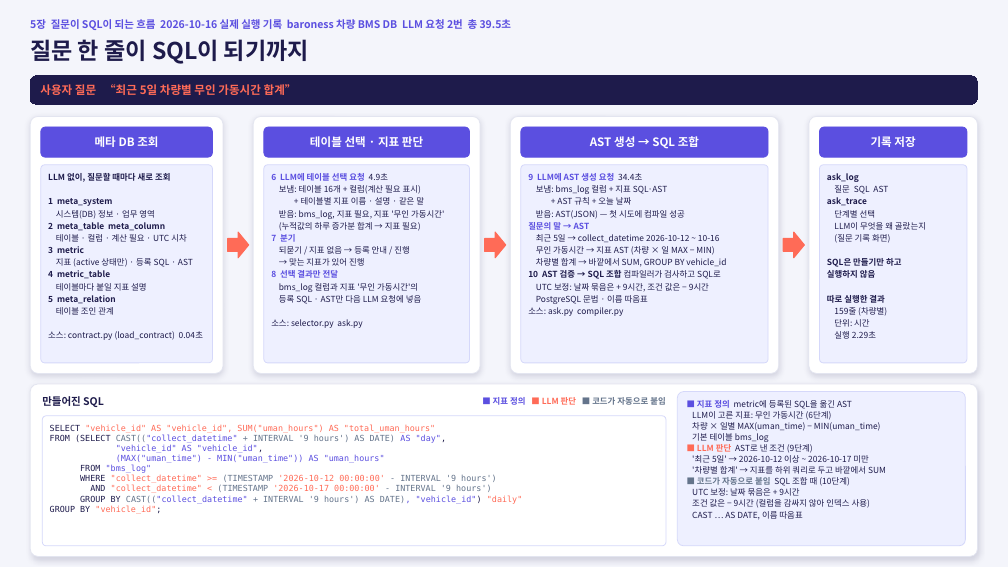
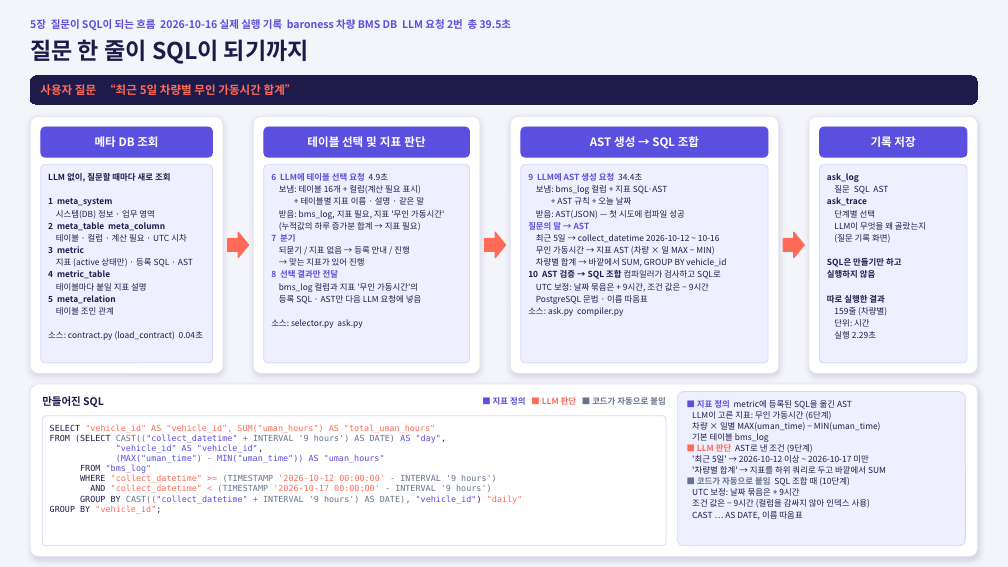
Before and after one commit to kimaab/nl2sql, a slide deck: slide 14 of docs/NL2SQL-메타정보-설계.pptx. Drawn at 1008x567 pixels with LibreOffice and Linux fonts; fonts in the diff are those of the drawing. Boxes give left, top, right and bottom in pixels: in the first picture for what was removed or moved away, otherwise in the second. Text is boxed around its words. In the diff, an @@ line names an element or a change of style, - is before the commit and + after.

```diff
--- a/docs/NL2SQL-메타정보-설계.pptx
+++ b/docs/NL2SQL-메타정보-설계.pptx
@@ text in rounded rectangle at (307,136,425,147): text changed @@
-테이블 선택 · 지표 판단
+테이블 선택 및 지표 판단
```
Also in this commit, not shown: 3 other slides changed, 1 other file.
